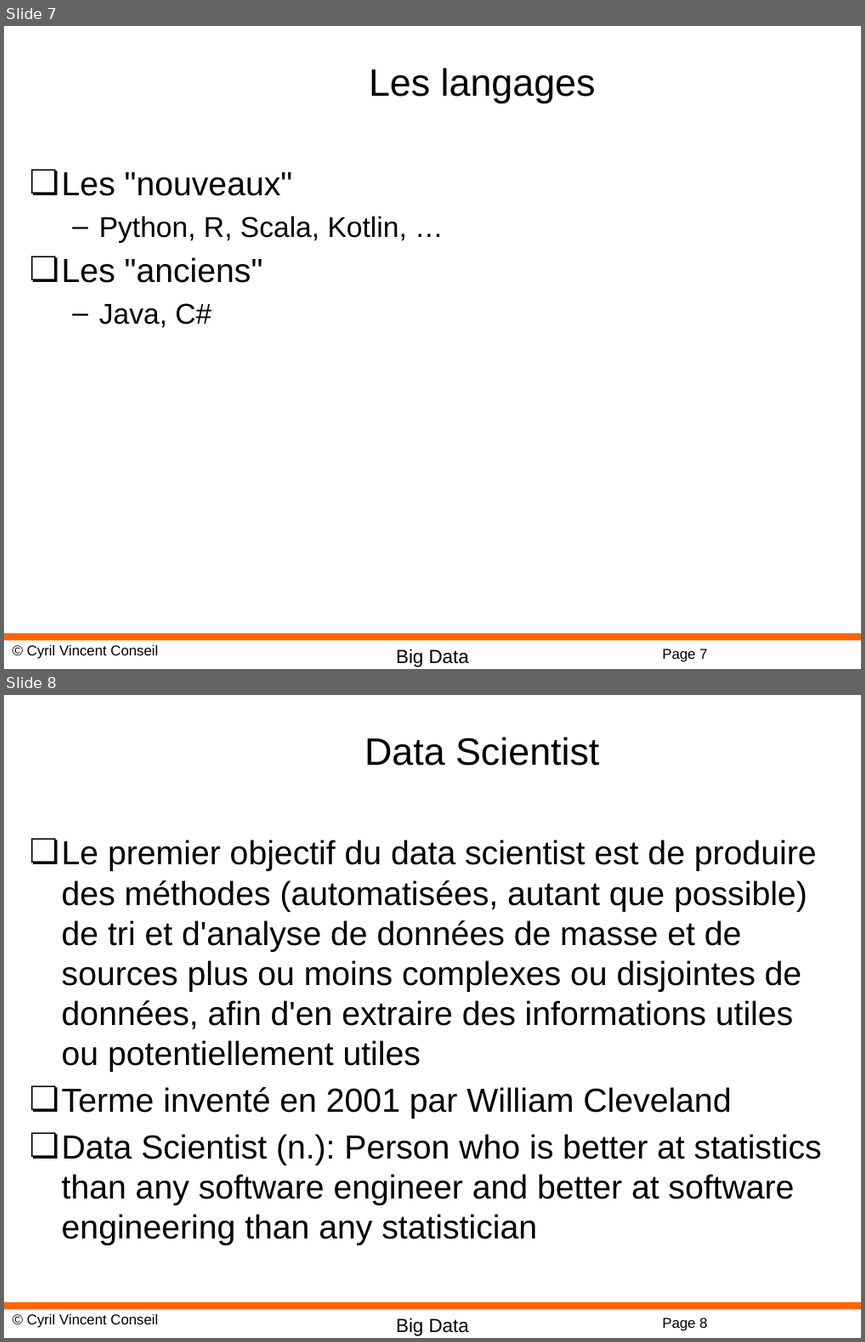
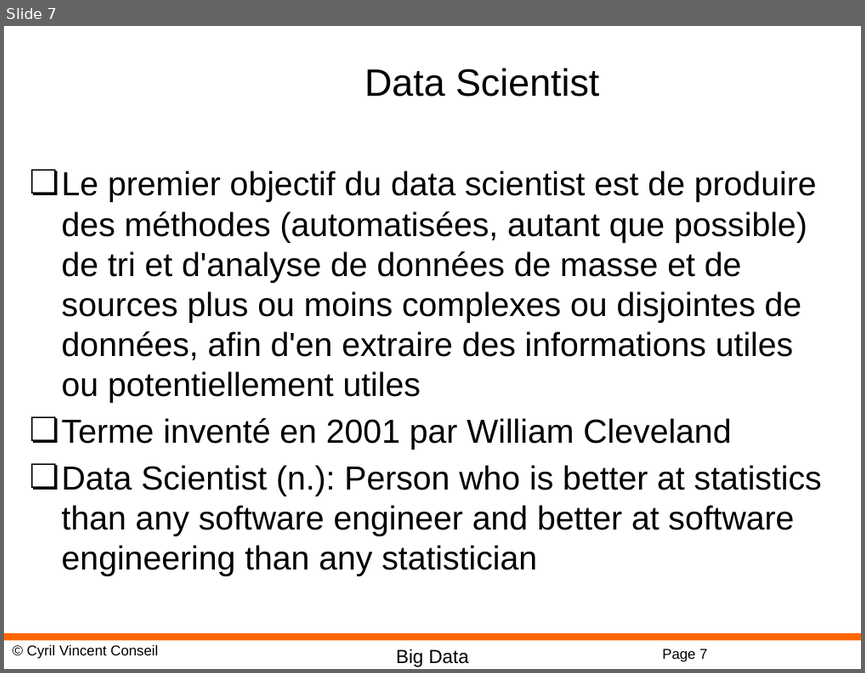
Before and after one commit to cyrilvincent/bigdata, a slide deck: ppt/BigData01-Intro.pptx. Shown one above the other, each under a label of ours: slides 7 and 8 before the commit, slide 7 after it. The pictures are 865x1342 and 865x673 pixels, drawn with LibreOffice and Linux fonts; fonts in the diff are those of the drawing; background and template pictures are left out. Boxes give left, top, right and bottom in pixels: in the first picture for what was removed or moved away, otherwise in the second. Text is boxed around its words. In the diff, an @@ line names an element or a change of style, - is before the commit and + after.

```diff
--- a/ppt/BigData01-Intro.pptx
+++ b/ppt/BigData01-Intro.pptx
@@ slide 7 removed at [4,26,861,669], background #FFFFFF; not listed: 4 template elements that a slide beside it also shows @@
@@ title removed at [369,68,596,103] @@
-Les langages
@@ text removed at [62,172,407,328] @@
-❏ Les "nouveaux"
-  – Python, R, Scala, Kotlin, …
-❏ Les "anciens"
-  – Java, C#
@@ what was slide 8 is now slide 7 @@
@@ page number at [662,648,707,662]: text changed @@
-Page 8
+Page 7
```
Also in this commit, not shown: 13 other files.
